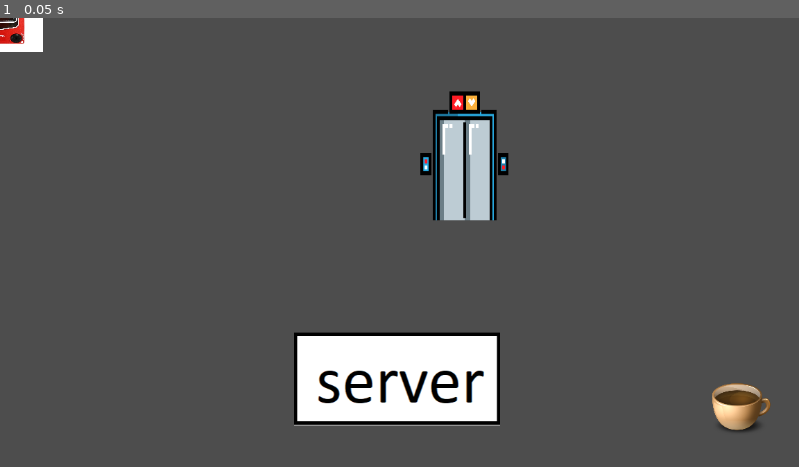
Above: before the commit, frame 1.
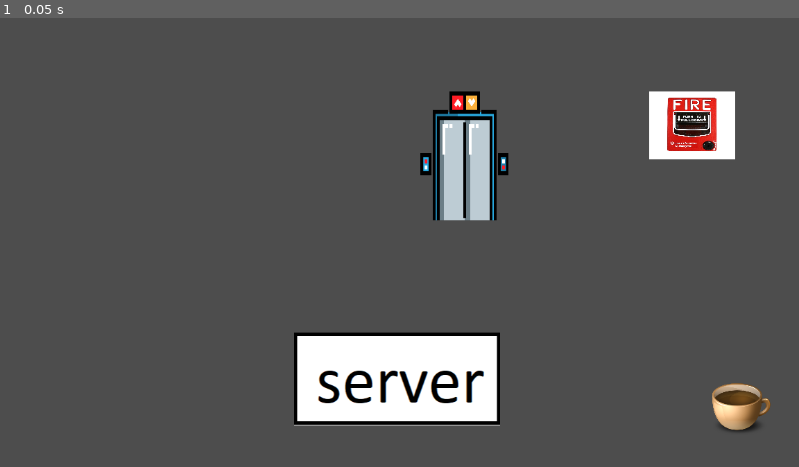
Above: after the commit, the same moment.

Repository: Deans-Paranoia/Deans-Paranoia
Game: Godot game, scene res://scenes/map.tscn
The game is run twice, just before and just after one commit, with the same random seed, the same clock (stepped at 60 frames per second) and the same inputs. This scene is started directly instead of the project's main scene. The engine's default icon, where the game draws it, is replaced by a stand-in: a white triangle on a blue panel in a dark square.
Inputs:
- Up to frame 1 (0.05 s): no input

The runs differ from the first frame. In frame 1, 2.0% of the frame differs, in the area x 0-92%, y 0-32%.

Commit message:
Moved fire alarm on level scene
Moved fire alarm on level scene to its previous location (it has been changed by moving it in fire_alarm.tscn)

Diff:
--- a/scenes/level.tscn
+++ b/scenes/level.tscn
@@ -14,6 +14,7 @@
 position = Vector2(670, 199)
 
 [node name="fire_alarm" parent="." instance=ExtResource("5_msouu")]
+position = Vector2(998, 155)
 
 [node name="server" parent="." instance=ExtResource("6_thrs0")]
 position = Vector2(573, 521)
